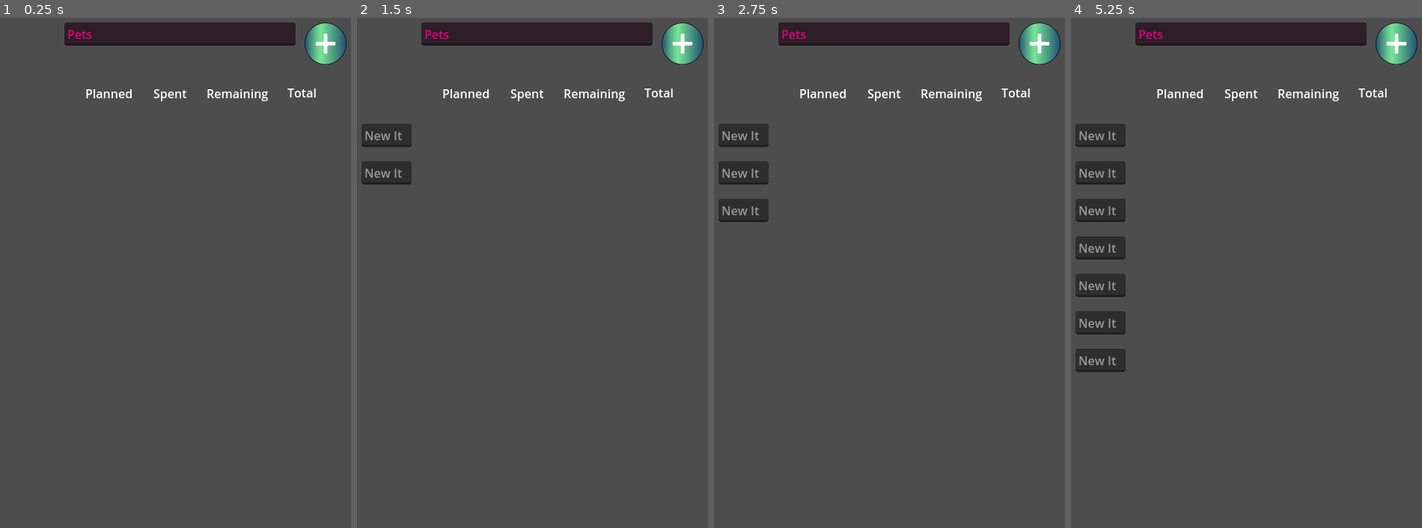
Above: before the commit, frames 1-4 (left to right).
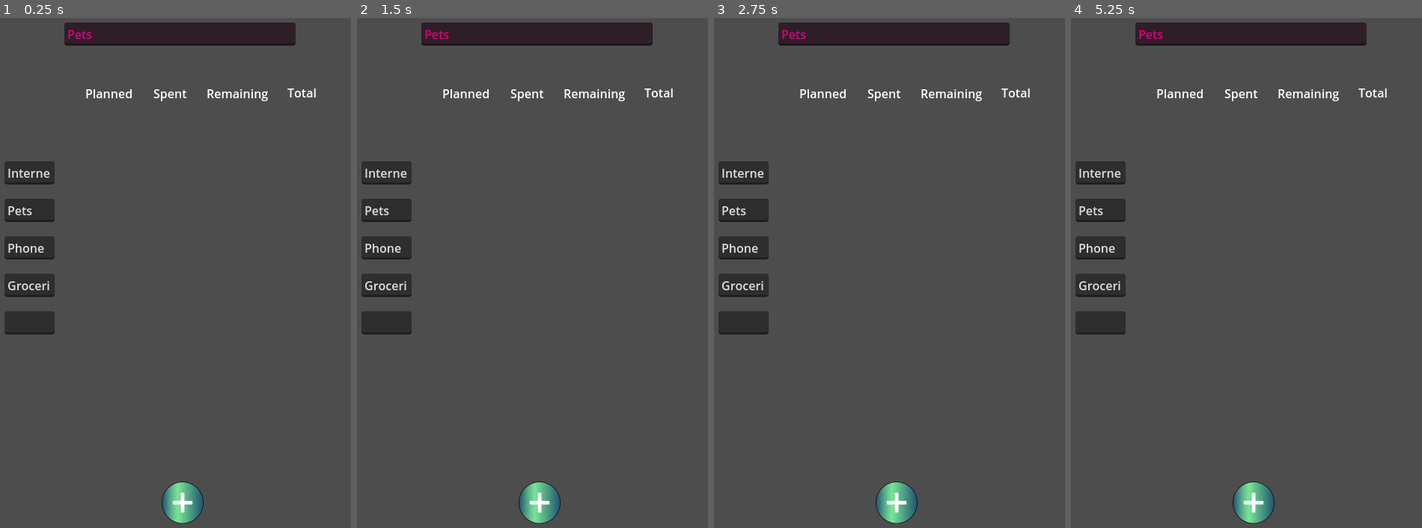
Above: after the commit, the same moments.

Repository: EthannYakabuski/BudgetApp
Game: Godot game, scene res://add_main_category.tscn
The game is run twice, just before and just after one commit, with the same random seed, the same clock (stepped at 60 frames per second) and the same inputs. This scene is started directly instead of the project's main scene.
Inputs (mouse positions are in pixels of both pictures, inside the frame that each line leads up to; where the layout moved, square brackets give the same spot in the first picture):
- Up to frame 1 (0.25 s): no input
- Up to frame 2 (1.5 s): click (539, 502) [683, 43] at 0.5 s; click (539, 502) [683, 43] at 1.25 s
- Up to frame 3 (2.75 s): click (896, 502) [1040, 43] at 2 s
- Up to frame 4 (5.25 s): tap Enter at 2.75, 4.25 s; tap Space at 3.5, 5 s

The runs differ from the first frame. In frame 1, 4.7% of the frame differs, in the area x 1-99%, y 0-100%; in frame 2, 4.8%; in frame 3, 4.3%; in frame 4, 3.4%.

Commit message:
dynamic category generation based off save state

Diff:
--- a/add_main_category.gd
+++ b/add_main_category.gd
@@ -3,36 +3,47 @@
 var childItems = []
 var newItems = []
 
+var definedCategories = [];
+
+func save_data():
+	var file = FileAccess.open("user://saved_categories.dat", FileAccess.WRITE)
+	if file:
+		file.store_string("Internet\nPets\nPhone\nGroceries\n")
+		file.close()
+		print("Game data saved!")
+
+func load_data():
+	var savedCategoriesFile = FileAccess.open("user://saved_categories.dat", FileAccess.READ)
+	if savedCategoriesFile:
+		var data = savedCategoriesFile.get_as_text()
+		var categoryNames = data.split("\n")
+		savedCategoriesFile.close()
+		definedCategories = categoryNames
+		print(data)
+
 # Called when the node enters the scene tree for the first time.
 func _ready():
 	$NameParentItem.text = categoryName
-	$AddChildItem.position = Vector2(411, 15)
+	$AddChildItem.position = Vector2(220, 627)
+	save_data()
+	load_data()
+	drawCategories()
 
 # Called every frame. 'delta' is the elapsed time since the previous frame.
 func _process(delta):
 	pass
 
-# (+) button was pushed
-func _on_add_child_item_pressed():
-	pass
-
-# parent name was changed (enter)
-func _on_name_parent_item_text_submitted(new_text):
-	print("parent category updated to " + new_text)
-
-#not signal based - called by _on_add_child_item_pressed
-func updateChildItems():
-	print("updating child items")
-	for child in newItems:
-		child.position = Vector2(10, childItems.size()*50 + 150) #update position of new list item
-		add_child(child)
-		childItems.push_back(child)
-	newItems.clear() #clear the pending items
+#draws the category names
+func drawCategories():
+	print("drawing category names")
+	var items = 1
+	for child in definedCategories:
+		var newItem = LineEdit.new()
+		newItem.position = Vector2(10, items*50 + 150) #update position of new list item
+		newItem.text = child
+		items = items + 1
+		add_child(newItem)
 
 # (+) button was pushed
 func _on_texture_button_pressed():
-	print("add child item")
-	var new_child = LineEdit.new()
-	newItems.push_back(new_child)
-	new_child.placeholder_text = "New Item"
-	updateChildItems()
+	print("+ button pushed")
--- a/add_main_category.tscn
+++ b/add_main_category.tscn
@@ -14,10 +14,10 @@
 offset_bottom = 46.0
 
 [node name="AddChildItem" type="TextureButton" parent="."]
-offset_left = 411.0
-offset_top = 15.0
-offset_right = 523.0
-offset_bottom = 127.0
+offset_left = 220.0
+offset_top = 627.0
+offset_right = 332.0
+offset_bottom = 740.0
 scale = Vector2(0.5, 0.5)
 texture_normal = ExtResource("2_fbgmv")
 
